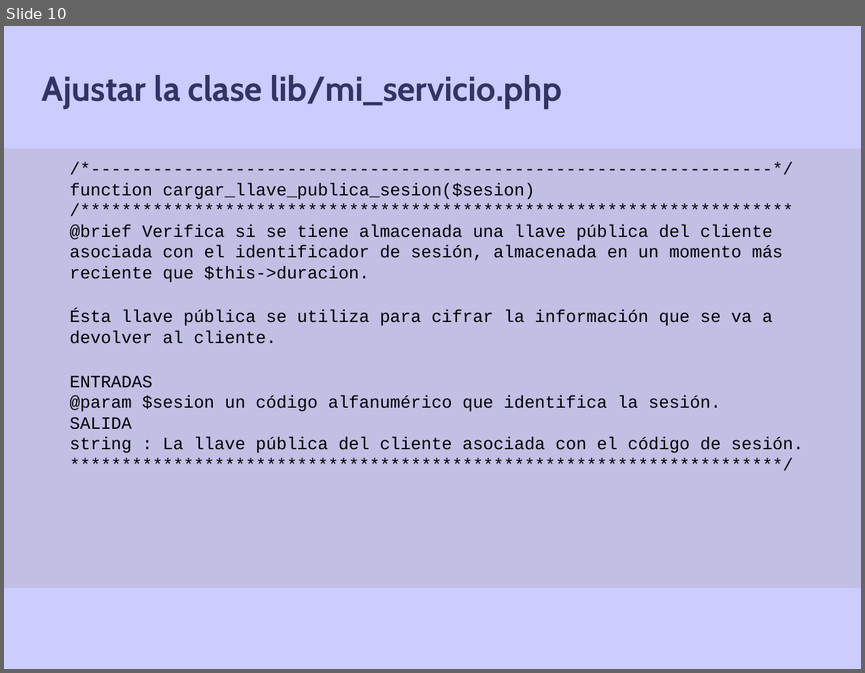
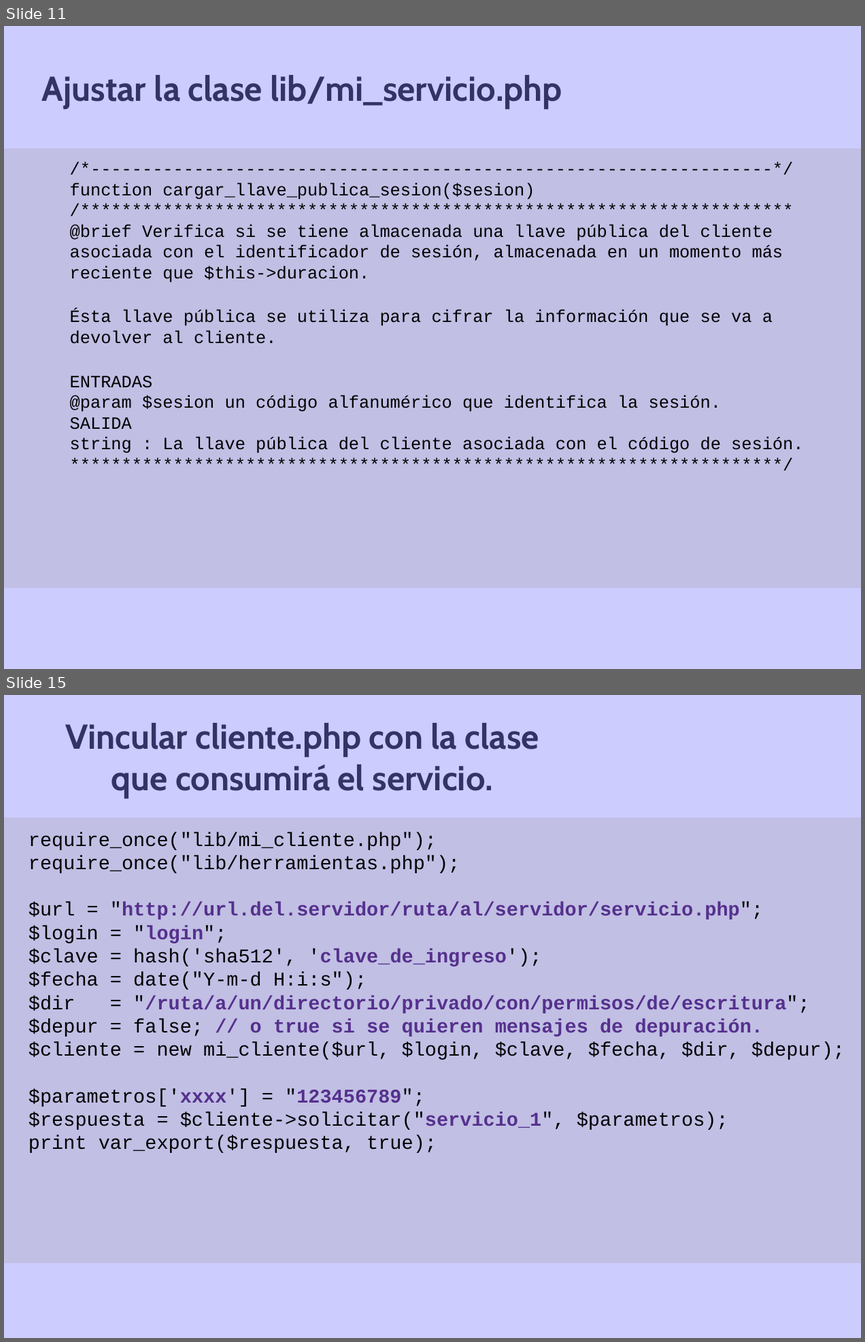
Before and after one commit to gramo44/Simple-SecREST, a slide deck: 2021.10.20-Tutorial_Simple-SecREST.odp. Shown one above the other, each under a label of ours: slide 10 before the commit, slides 11 and 15 after it; the slides between them are not shown. The pictures are 865x673 and 865x1342 pixels, drawn with LibreOffice and Linux fonts; fonts in the diff are those of the drawing; background and template pictures are left out. Boxes give left, top, right and bottom in pixels: in the first picture for what was removed or moved away, otherwise in the second. Text is boxed around its words. In the diff, an @@ line names an element or a change of style, - is before the commit and + after.

Commit message:
Tutorial update
Added the client implementation description

```diff
--- a/2021.10.20-Tutorial_Simple-SecREST.odp
+++ b/2021.10.20-Tutorial_Simple-SecREST.odp
@@ slide 15 added at box(4, 695, 861, 1338), background picture (left out) @@
@@ title added at box(65, 723, 539, 798), 32 pt, text #333366, bold @@
+Vincular cliente.php con la clase que consumirá el servicio.
@@ text added at box(4, 817, 861, 1270), fill #B7B3CA at 50% opacity, 18 pt, text #000000 @@
+require_once("lib/mi_cliente.php");
+require_once("lib/herramientas.php");
+$url = "http://url.del.servidor/ruta/al/servidor/servicio.php";
+$login = "login";
+$clave = hash('sha512', 'clave_de_ingreso');
+$fecha = date("Y-m-d H:i:s");
+$dir = "/ruta/a/un/directorio/privado/con/permisos/de/escritura";
+$depur = false; // o true si se quieren mensajes de depuración.
+$cliente = new mi_cliente($url, $login, $clave, $fecha, $dir, $depur);
+$parametros['xxxx'] = "123456789";
+$respuesta = $cliente->solicitar("servicio_1", $parametros);
+print var_export($respuesta, true);
@@ what was slide 10 is now slide 11 @@
```
Also in this commit, not shown: 5 slides changed, 4 other slides added, 1 other file.
